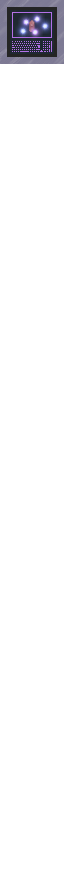
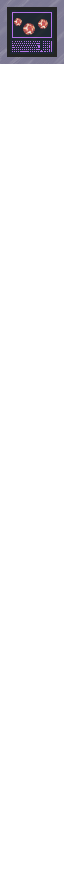
Revision of a layered 64x896 image; what changed, layer by layer:
hid group "SoulCrystalFactory" (8 layers) over [14, 13, 51, 37]
hid "consolePanel_soulCrystalFactory_On0" over [14, 13, 51, 37]
added group "FireballFactory" with 8 layers in group "Type 1 overlay" over [14, 13, 51, 37]
added layer "consolePanel_fireballFactory_On0" in group "FireballFactory" over [14, 13, 51, 37]
